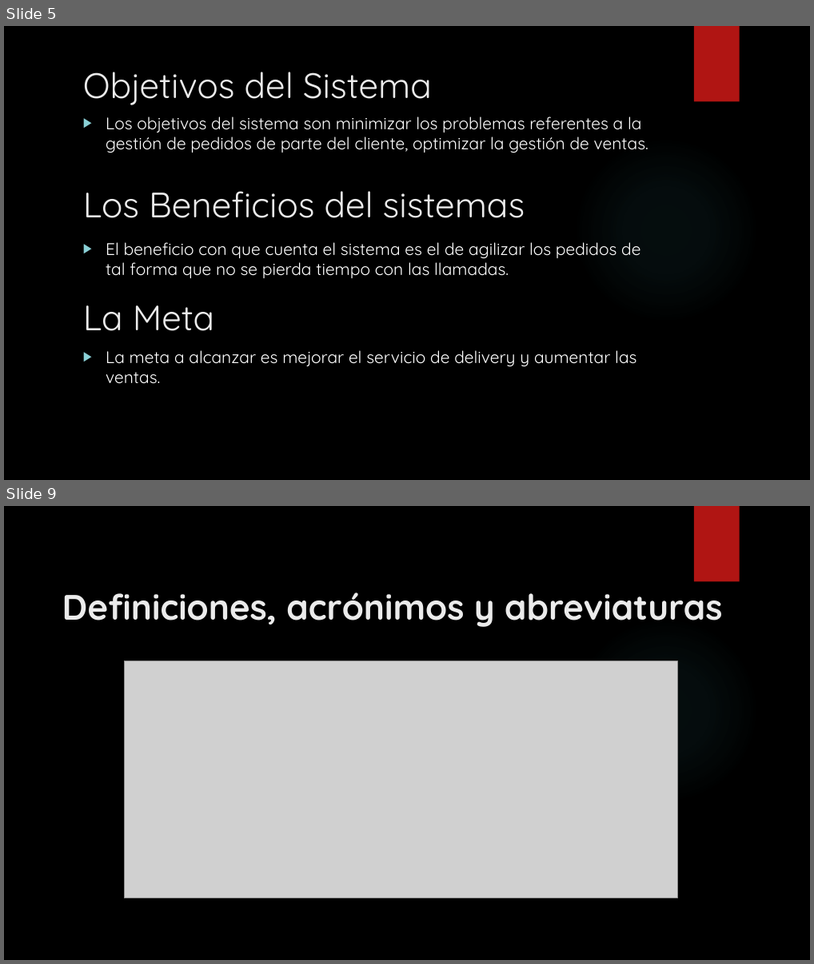
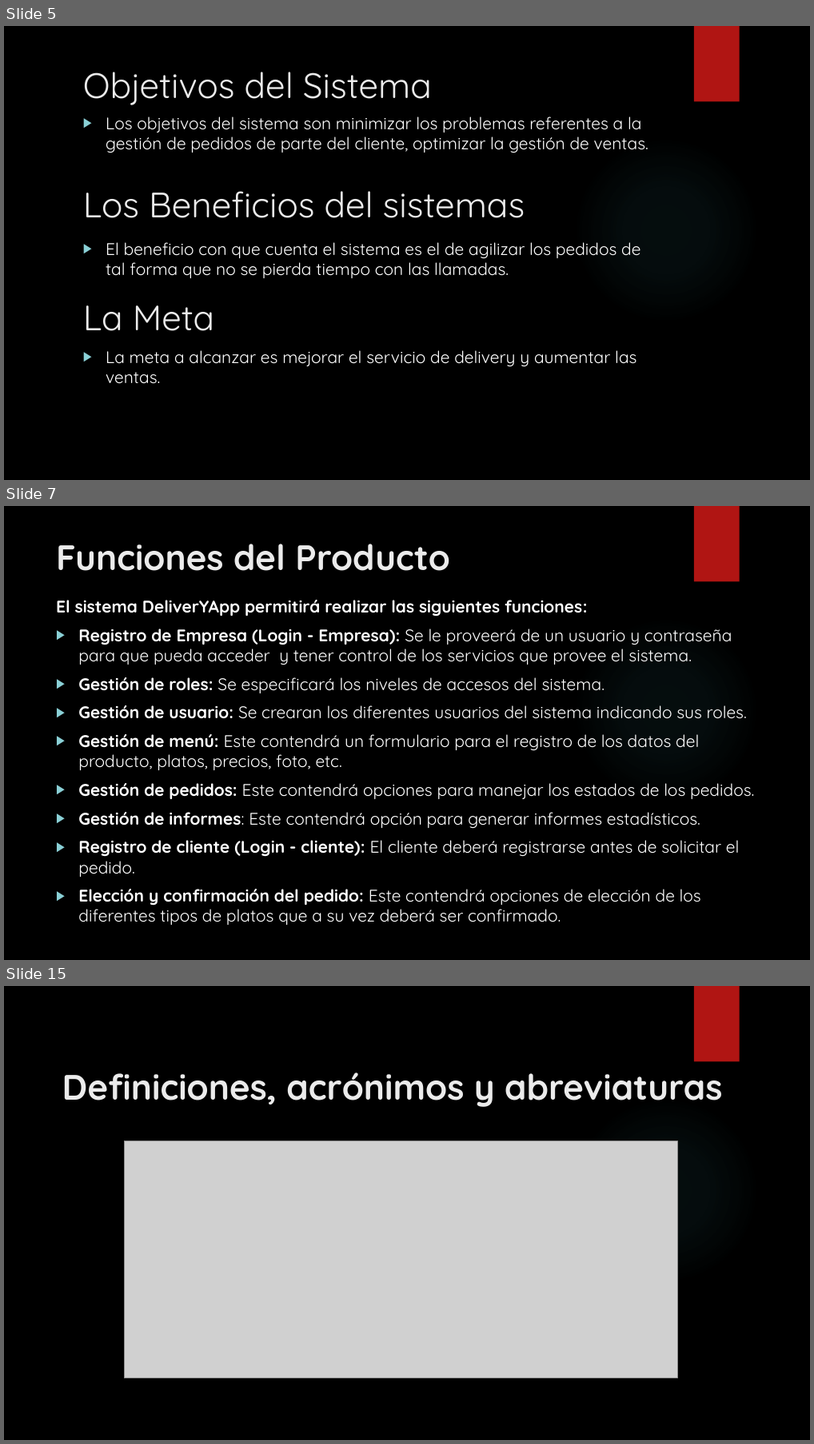
Before and after one commit to francben/proyectoDeliberyApp, a slide deck: Presentacion de Clase.pptx. Shown one above the other, each under a label of ours: slides 5 and 9 before the commit, slides 5, 7 and 15 after it; the slides between them are not shown. The pictures are 814x964 and 814x1444 pixels, drawn with LibreOffice and Linux fonts; fonts in the diff are those of the drawing; grey boxes stand for pictures; background and template pictures are left out. Boxes give left, top, right and bottom in pixels: in the first picture for what was removed or moved away, otherwise in the second. Text is boxed around its words. In the diff, an @@ line names an element or a change of style, - is before the commit and + after.

Commit message:
sigo añadiendo diapositivas con descripciones del sistema

```diff
--- a/Presentacion de Clase.pptx
+++ b/Presentacion de Clase.pptx
@@ slide 7 added at <box>4,506,810,960</box>, background picture (left out); not listed: 2 template elements that a slide beside it also shows @@
@@ title added at <box>56,544,450,571</box>, 42 pt, text #EBEBEB, bold @@
+Funciones del Producto
@@ text added at <box>56,600,754,924</box>, 20 pt, text #FFFFFF @@
+El sistema DeliverYApp permitirá realizar las siguientes funciones:
+▶ Registro de Empresa (Login - Empresa): Se le proveerá de un usuario y contraseña para que pueda acceder y tener control de los servicios que provee el sistema.
+▶ Gestión de roles: Se especificará los niveles de accesos del sistema.
+▶ Gestión de usuario: Se crearan los diferentes usuarios del sistema indicando sus roles.
+▶ Gestión de menú: Este contendrá un formulario para el registro de los datos del producto, platos, precios, foto, etc.
+▶ Gestión de pedidos: Este contendrá opciones para manejar los estados de los pedidos.
+▶ Gestión de informes: Este contendrá opción para generar informes estadísticos.
+▶ Registro de cliente (Login - cliente): El cliente deberá registrarse antes de solicitar el pedido.
+▶ Elección y confirmación del pedido: Este contendrá opciones de elección de los diferentes tipos de platos que a su vez deberá ser confirmado.
@@ what was slide 9 is now slide 15 @@
```
Also in this commit, not shown: 1 slide changed, 5 other slides added.
